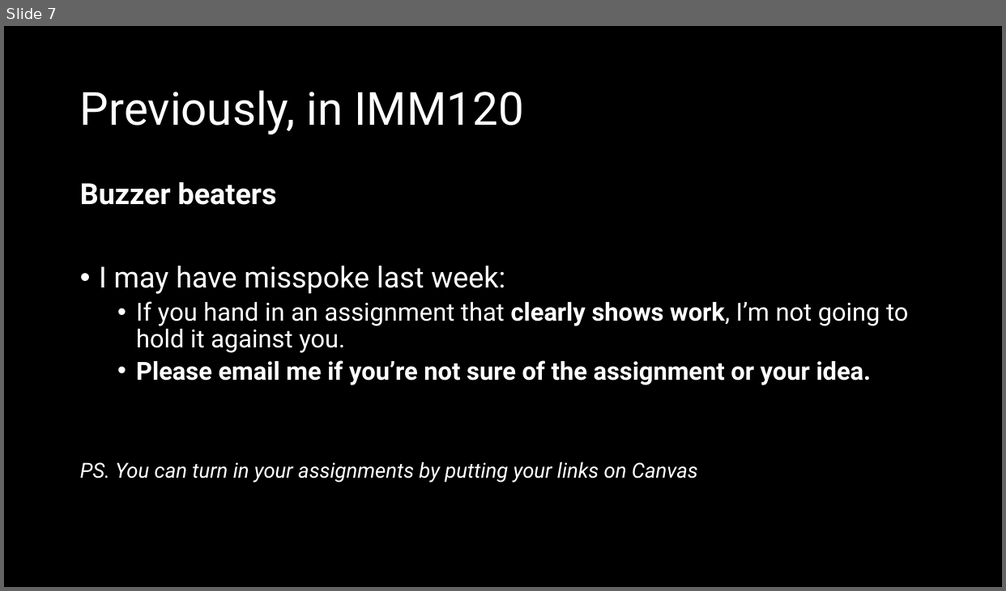
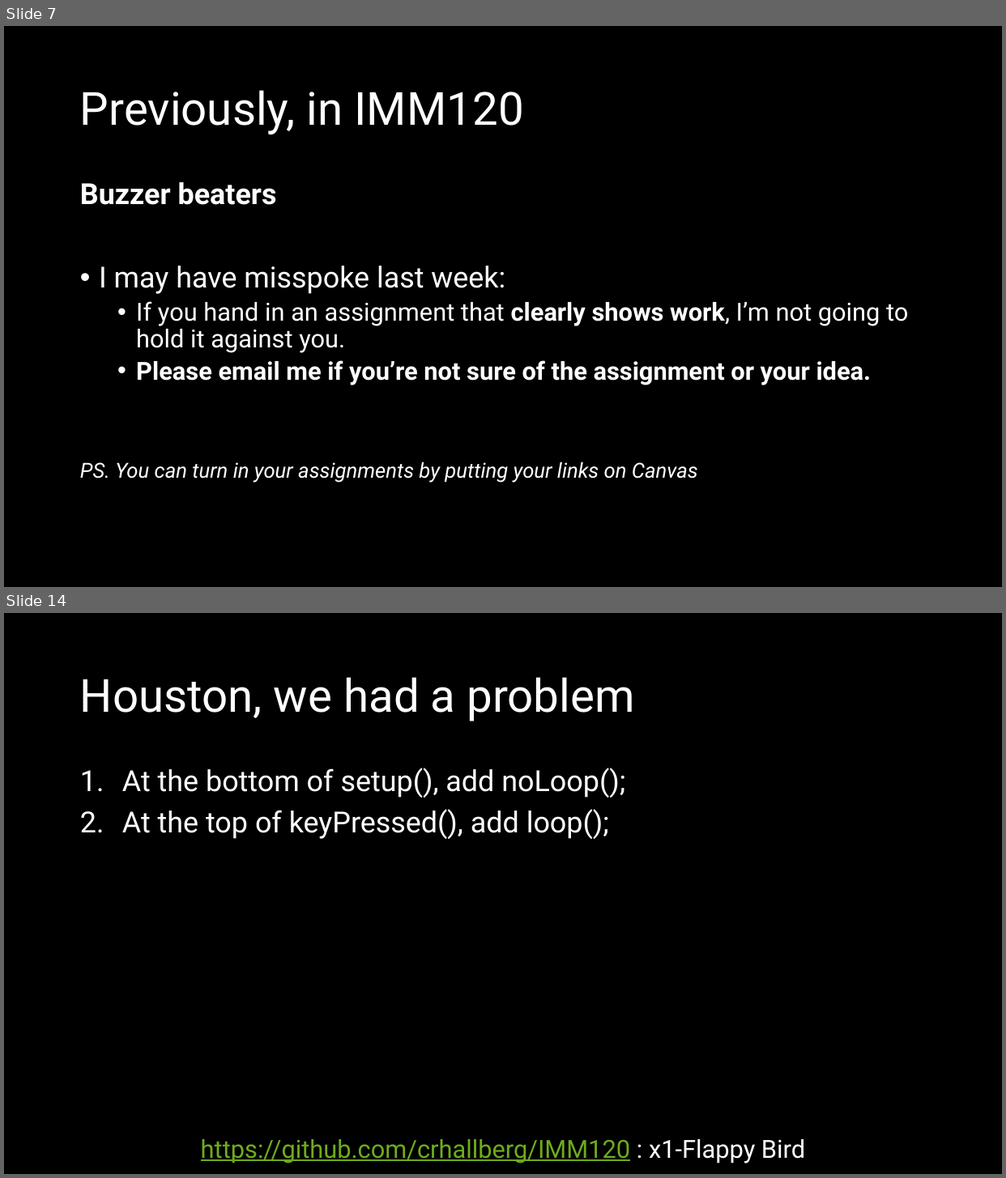
Before and after one commit to crhallberg/IMM120, a slide deck: Presentations/Class 03 - Sept 18.pptx. Shown one above the other, each under a label of ours: slide 7 before the commit, slides 7 and 14 after it; the slides between them are not shown. The pictures are 1006x591 and 1006x1178 pixels, drawn with LibreOffice and Linux fonts; fonts in the diff are those of the drawing. Boxes give left, top, right and bottom in pixels: in the first picture for what was removed or moved away, otherwise in the second. Text is boxed around its words. In the diff, an @@ line names an element or a change of style, - is before the commit and + after.

```diff
--- a/Presentations/Class 03 - Sept 18.pptx
+++ b/Presentations/Class 03 - Sept 18.pptx
@@ slide 14 added at <box>4,613,1002,1174</box>, background #000000 @@
@@ title added at <box>80,677,634,722</box>, 44 pt, text #FFFFFF @@
+Houston, we had a problem
@@ text added at <box>122,768,625,839</box>, 28 pt, text #FFFFFF @@
+1. At the bottom of setup(), add noLoop();
+2. At the top of keyPressed(), add loop();
@@ text added at <box>201,1139,805,1164</box>, 24 pt, text #6EAC1C, underline @@
+https://github.com/crhallberg/IMM120 : x1-Flappy Bird
```
Also in this commit, not shown: 2 slides changed, 14 other slides added, 1 other file.
